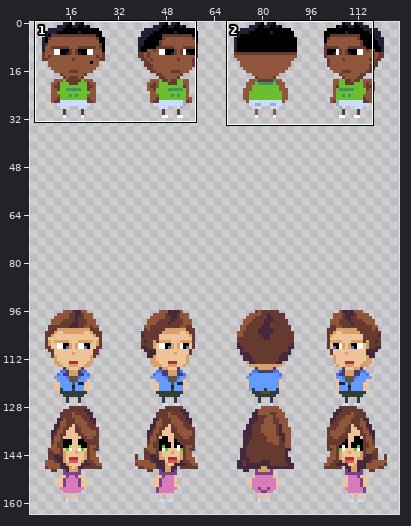
Edited in one commit: pixel-art file (sprites/characters/male_2/idle_anims.ase). Above: a wide view before the commit, with the close-up outlined.
Close-up. The starting point:
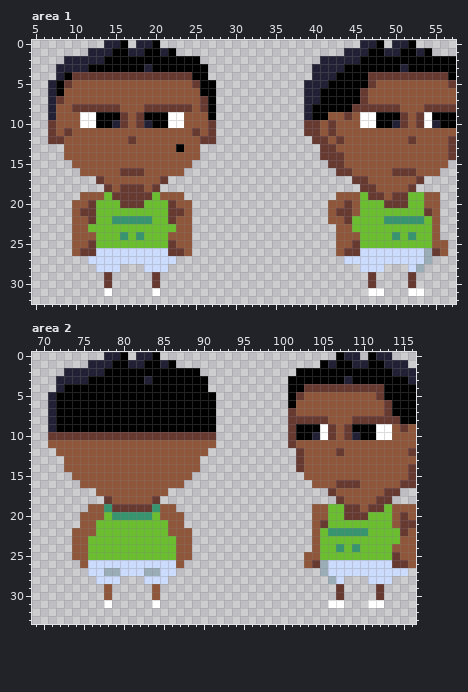
320x200 pixels, 1 frame. Shown: area 1: x 5..57, y 0..32; area 2: x 69..116, y 0..33. The wide view leaves out empty margins.
The same view after the edit:
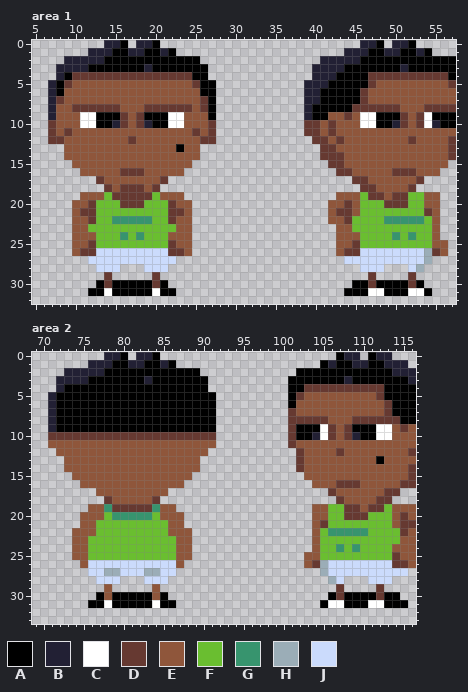
Palette (. is transparent): A #000000  B #222034  C #ffffff  D #663931  E #8f563b  F #6abe30  G #37946e  H #9badb7  J #cbdbfc
The edit:
{"where": "area 1, layer \"shadow\""}
{"y":30,"x":13,"old":".","new":"A"}
{"y":30,"x":15,"old":".....","new":"AAAAA"}
{"y":30,"x":21,"old":".","new":"A"}
{"y":30,"x":45,"old":"..","new":"AA"}
{"y":30,"x":48,"old":"....","new":"AAAA"}
{"y":30,"x":53,"old":".","new":"A"}
{"y":31,"x":12,"old":"..","new":"AA"}
{"y":31,"x":15,"old":".....","new":"AAAAA"}
{"y":31,"x":21,"old":"..","new":"AA"}
{"y":31,"x":44,"old":"...","new":"AAA"}
{"y":31,"x":49,"old":"...","new":"AAA"}
{"y":31,"x":54,"old":".","new":"A"}
{"where": "area 2, layer \"shadow\""}
{"y":13,"x":112,"old":"E","new":"A"}
{"y":30,"x":77,"old":".","new":"A"}
{"y":30,"x":79,"old":".....","new":"AAAAA"}
{"y":30,"x":85,"old":".","new":"A"}
{"y":30,"x":106,"old":".","new":"A"}
{"y":30,"x":108,"old":"....","new":"AAAA"}
{"y":30,"x":113,"old":"..","new":"AA"}
{"y":31,"x":76,"old":"..","new":"AA"}
{"y":31,"x":79,"old":".....","new":"AAAAA"}
{"y":31,"x":85,"old":"..","new":"AA"}
{"y":31,"x":105,"old":".","new":"A"}
{"y":31,"x":108,"old":"...","new":"AAA"}
{"y":31,"x":113,"old":"...","new":"AAA"}
{"label":"added","picture_box":[88,280,176,296]}
{"label":"added","picture_box":[344,280,432,296]}
{"label":"changed","picture_box":[376,456,384,464]}
{"label":"added","picture_box":[88,592,176,608]}
{"label":"added","picture_box":[320,592,408,608]}
